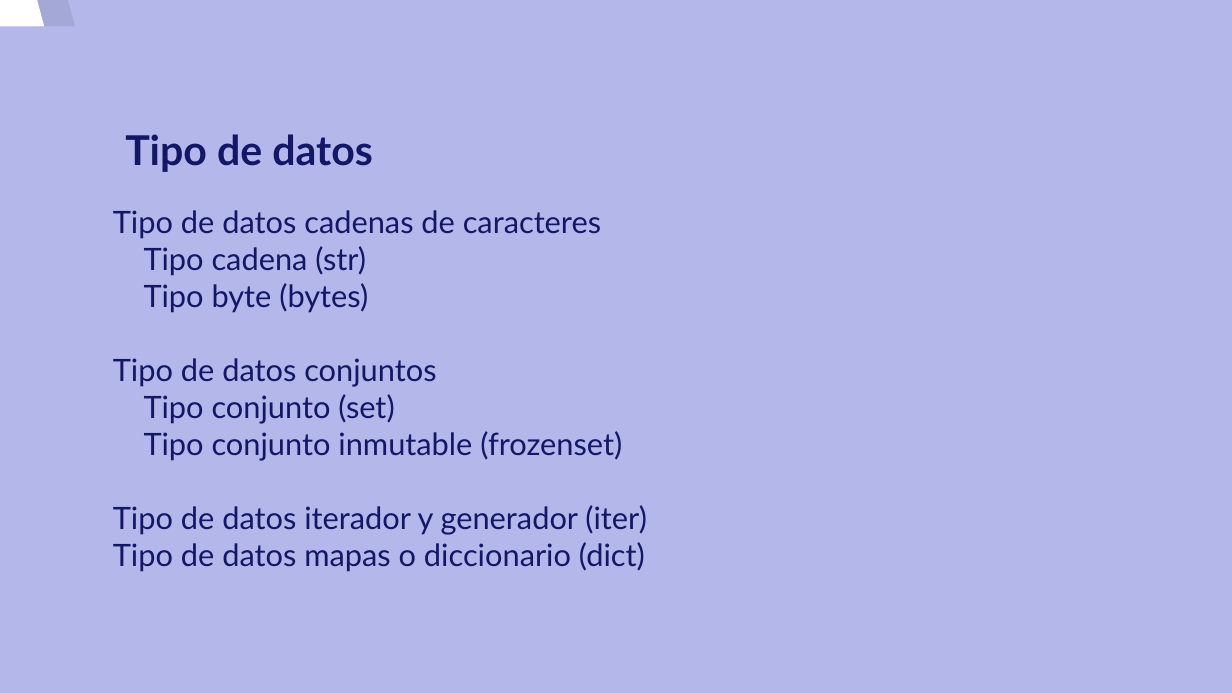
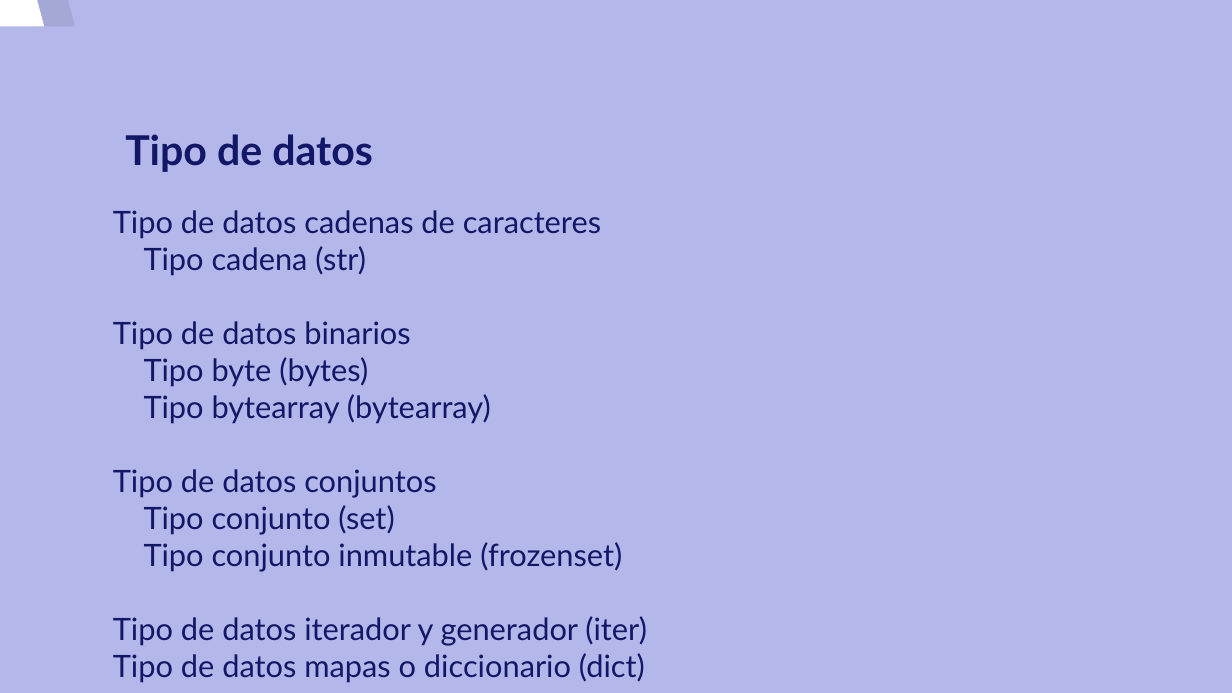
Before and after one commit to josedom24/curso_python3, a slide deck: slide 2 of curso/u9/u9.odp. Drawn at 1232x693 pixels with LibreOffice and Linux fonts; fonts in the diff are those of the drawing. Boxes give left, top, right and bottom in pixels: in the first picture for what was removed or moved away, otherwise in the second. Text is boxed around its words. In the diff, an @@ line names an element or a change of style, - is before the commit and + after.

```diff
--- a/curso/u9/u9.odp
+++ b/curso/u9/u9.odp
@@ text at [113,321,410,350]: paragraph added @@
+Tipo de datos binarios
@@ text at [144,394,491,424]: paragraph added @@
+Tipo bytearray (bytearray)
```
Also in this commit, not shown: 2 other files.
